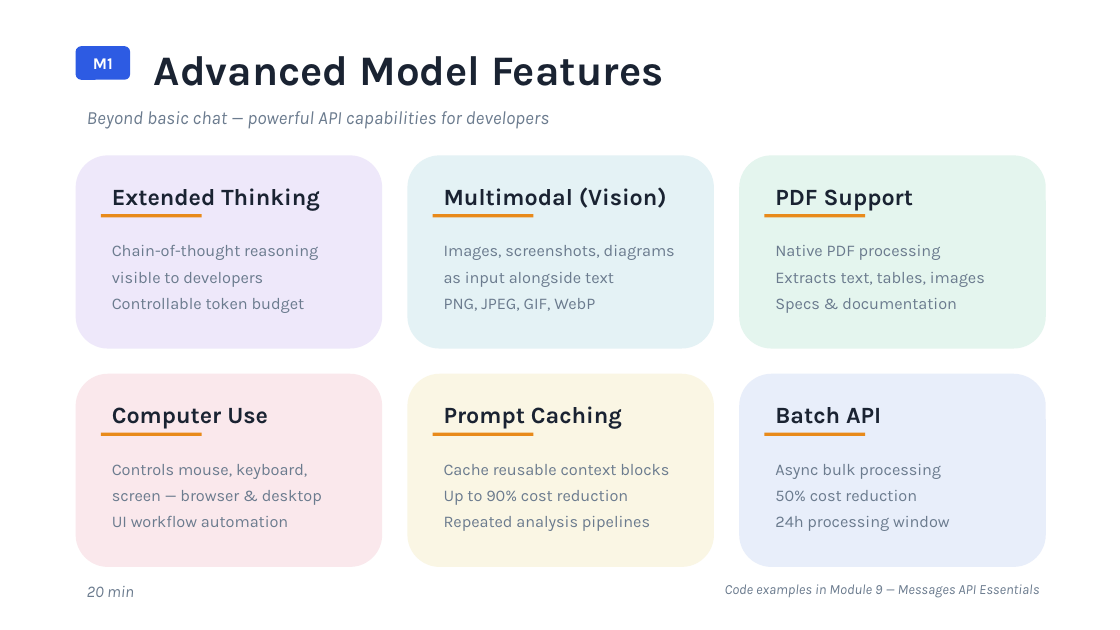
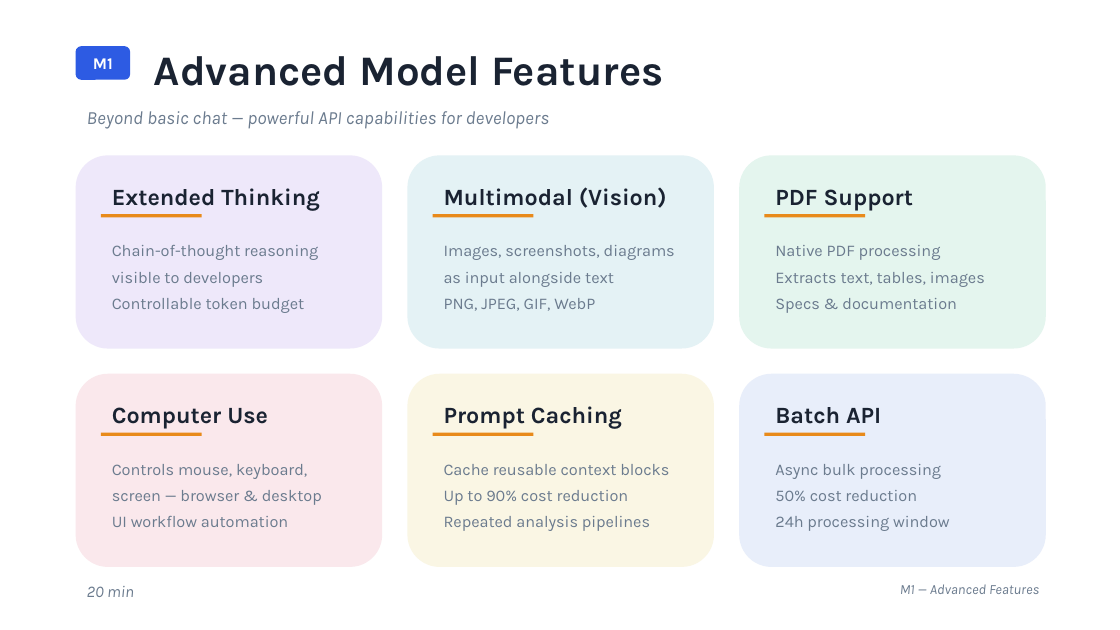
Before and after one commit to clusterreplyDE/claude_workshop, a slide deck: slide 8 of slides/workshop.pptx. Drawn at 1120x630 pixels with LibreOffice and Linux fonts; fonts in the diff are those of the drawing. Boxes give left, top, right and bottom in pixels: in the first picture for what was removed or moved away, otherwise in the second. Text is boxed around its words. In the diff, an @@ line names an element or a change of style, - is before the commit and + after.

```diff
--- a/slides/workshop.pptx
+++ b/slides/workshop.pptx
@@ text at box(900, 584, 1039, 594): text changed @@
-Code examples in Module 9 — Messages API Essentials
+M1 — Advanced Features
```
Also in this commit, not shown: 8 other slides changed, 5 other files.
